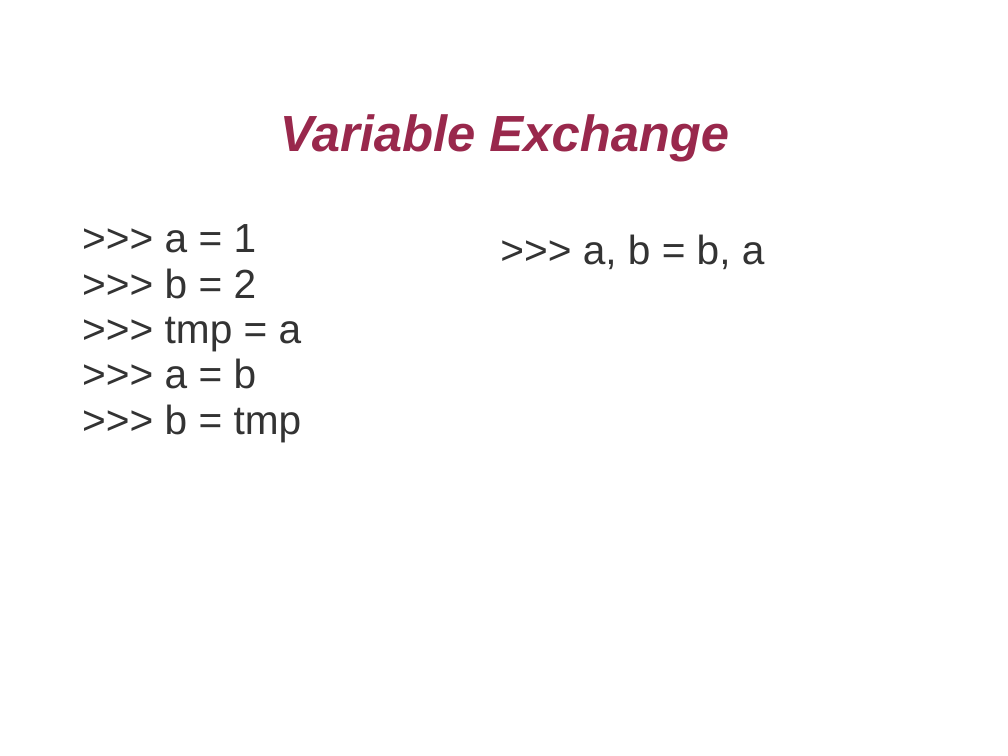
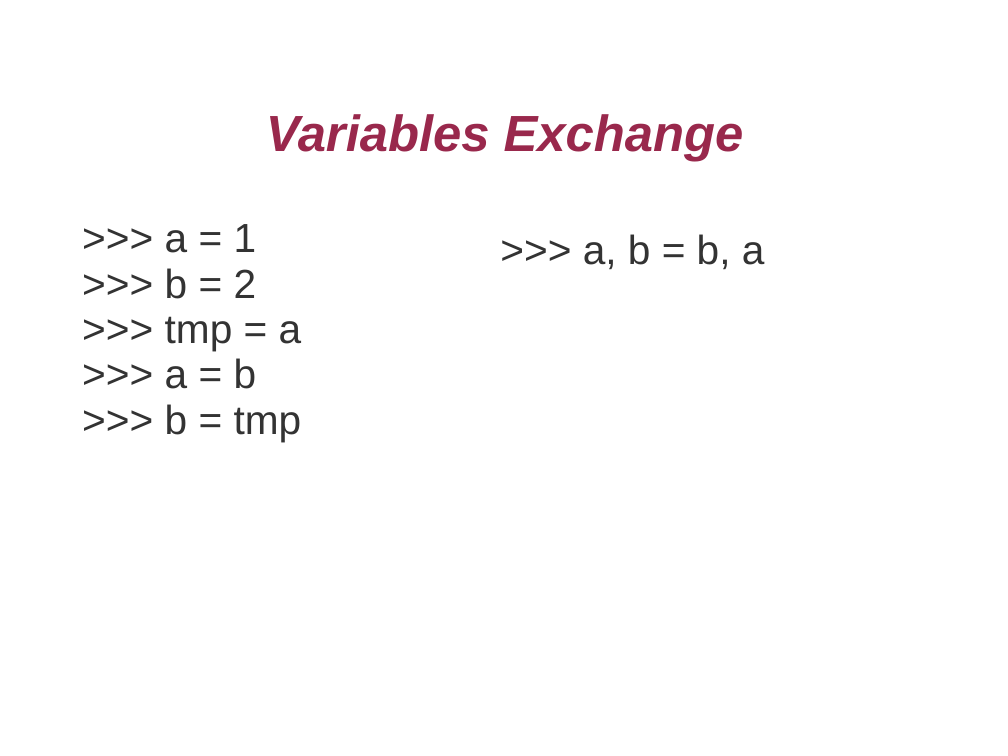
Before and after one commit to robin3795/sudoku, a slide deck: slide 4 of Pythonic.ppt. Drawn at 1008x756 pixels with LibreOffice and Linux fonts; fonts in the diff are those of the drawing; background and template pictures are left out. Boxes give left, top, right and bottom in pixels: in the first picture for what was removed or moved away, otherwise in the second. Text is boxed around its words. In the diff, an @@ line names an element or a change of style, - is before the commit and + after.

```diff
--- a/Pythonic.ppt
+++ b/Pythonic.ppt
@@ title at (266,114,744,162): text changed @@
-Variable Exchange
+Variables Exchange
```
Also in this commit, not shown: 1 other slide changed, 1 other file.
